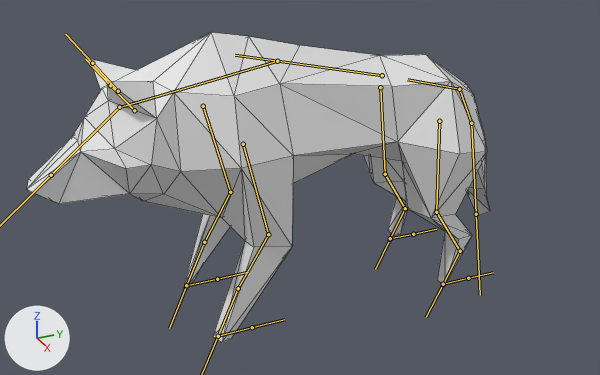
The FBX model Assets/models/Alpha Wolf.fbx as it was, and as the next commit left it.
Before and after are seen from a 50 mm camera at (2.65, -1.3, 1.78) aimed at (-0.02, -0.1, 0.45). The lights are fixed; the arrows at lower left show +X, +Y and +Z. The bones that bend it are drawn over the model as lines. Mesh edges are drawn as thin lines.
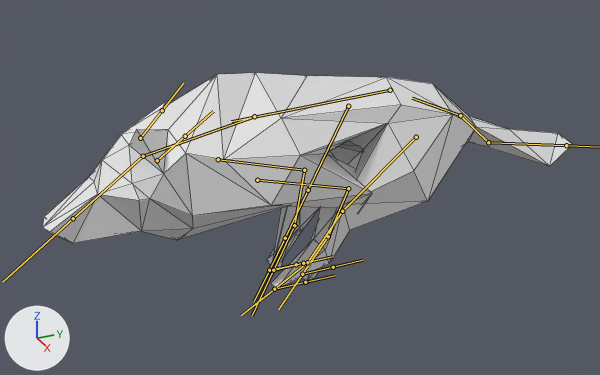
The newer file adds an action. The first version stands in its rest pose; the second is drawn at frame 13 of the action 'Armature|Armature.001|Armature|Animations|Armature|Animations'.

Pixel boxes [x1, y1, x2, y2] of what changed, in the pictures (600 x 375 px):
'Cylinder', posed (14% wider, 30% shorter)
    before: [27, 32, 490, 342]
    after: [43, 73, 573, 289]
bone 'Spine.001', root to tip
    before: (459, 89) to (407, 79)
    after: (460, 115) to (412, 98)
bone 'Spine.002', root to tip
    before: (382, 75) to (235, 55)
    after: (390, 90) to (231, 121)
bone 'head', root to tip
    before: (119, 107) to (51, 175)
    after: (143, 156) to (73, 218)
bone 'Neck.001_L', root to tip
    before: (134, 110) to (110, 85)
    after: (157, 160) to (185, 136)
bone 'Neck.001_R', root to tip
    before: (118, 91) to (92, 63)
    after: (140, 138) to (162, 110)
bone 'upper_F.L.001', root to tip
    before: (243, 144) to (268, 234)
    after: (257, 180) to (348, 188)
bone 'lower_F.L.001', root to tip
    before: (268, 234) to (238, 288)
    after: (348, 188) to (328, 236)
bone 'lower_F.L.002', root to tip
    before: (238, 288) to (218, 336)
    after: (328, 236) to (302, 274)
bone 'upper_F.R.002', root to tip
    before: (203, 106) to (230, 192)
    after: (218, 159) to (304, 170)
bone 'lower_F.R.001', root to tip
    before: (230, 192) to (204, 242)
    after: (304, 170) to (294, 225)
bone 'lower_F.R.002', root to tip
    before: (204, 242) to (186, 285)
    after: (294, 225) to (273, 270)
bone 'upper_H_leg.L.001', root to tip
    before: (439, 121) to (436, 212)
    after: (416, 137) to (342, 211)
bone 'lower_H_leg.L.001', root to tip
    before: (436, 212) to (460, 251)
    after: (342, 211) to (307, 262)
bone 'lower_H_toe.L', root to tip
    before: (460, 251) to (443, 284)
    after: (307, 262) to (274, 289)
bone 'upper_H_leg.R.001', root to tip
    before: (380, 87) to (385, 174)
    after: (348, 106) to (308, 190)
bone 'lower_H_leg.R.001', root to tip
    before: (385, 174) to (405, 208)
    after: (308, 190) to (285, 238)
bone 'lower_H_toe.R', root to tip
    before: (405, 208) to (390, 239)
    after: (285, 238) to (269, 270)
bone 'Tail.001', root to tip
    before: (459, 89) to (471, 123)
    after: (460, 115) to (488, 142)
bone 'Tail.002', root to tip
    before: (471, 123) to (476, 214)
    after: (488, 142) to (566, 145)

Patch to the scene script:
```diff
--- a/Assets/models/Alpha Wolf.fbx.py
+++ b/Assets/models/Alpha Wolf.fbx.py
@@ bone_spine_001 @@
 bone_spine_001 = bpy.data.objects['Armature'].pose.bones['Spine.001']
-bone_spine_001.location = (0.0, 0.0, 0.0)
-bone_spine_001.rotation_quaternion = (1.0, 0.0, 0.0, 0.0)  # degrees (0, 0, 0)
+bone_spine_001.location = (0.0, -0.049, 0.147)
+bone_spine_001.rotation_quaternion = (0.995, -0.097, 0.0, 0.0)  # degrees (-11, 0, 0)
@@ bone_spine_002 @@
 bone_spine_002 = bpy.data.objects['Armature'].pose.bones['Spine.002']  # child of 'Spine.001'
-bone_spine_002.rotation_quaternion = (1.0, 0.0, 0.0, 0.0)  # degrees (0, 0, 0)
+bone_spine_002.rotation_quaternion = (0.99, -0.139, 0.0, 0.0)  # degrees (-16, 0, 0)
@@ bone_head @@
 bone_head = bpy.data.objects['Armature'].pose.bones['head']  # child of 'Neck.001'
-bone_head.rotation_quaternion = (1.0, 0.0, 0.0, 0.0)  # degrees (0, 0, 0)
+bone_head.rotation_quaternion = (0.998, 0.068, 0.0, 0.0)  # degrees (8, 0, 0)
@@ bone_neck_001_l @@
 bone_neck_001_l = bpy.data.objects['Armature'].pose.bones['Neck.001_L']  # child of 'Neck.001'
-bone_neck_001_l.rotation_quaternion = (1.0, 0.0, 0.0, 0.0)  # degrees (0, 0, 0)
+bone_neck_001_l.rotation_quaternion = (0.711, 0.286, -0.15, 0.625)  # degrees (15, -35, 78)
@@ bone_neck_001_r @@
 bone_neck_001_r = bpy.data.objects['Armature'].pose.bones['Neck.001_R']  # child of 'Neck.001'
-bone_neck_001_r.rotation_quaternion = (1.0, 0.0, 0.0, 0.0)  # degrees (0, 0, 0)
+bone_neck_001_r.rotation_quaternion = (0.711, 0.286, 0.15, -0.625)  # degrees (15, 35, -78)
@@ bone_upper_f_l_001 @@
 bone_upper_f_l_001 = bpy.data.objects['Armature'].pose.bones['upper_F.L.001']  # child of 'Spine.002'
-bone_upper_f_l_001.rotation_quaternion = (1.0, 0.0, 0.0, 0.0)  # degrees (0, 0, 0)
+bone_upper_f_l_001.rotation_quaternion = (0.887, 0.147, 0.051, -0.434)  # degrees (13, 13, -51)
@@ bone_lower_f_l_001 @@
 bone_lower_f_l_001 = bpy.data.objects['Armature'].pose.bones['lower_F.L.001']  # child of 'upper_F.L.001'
-bone_lower_f_l_001.rotation_quaternion = (1.0, 0.0, 0.0, 0.0)  # degrees (0, 0, 0)
+bone_lower_f_l_001.rotation_quaternion = (0.938, -0.343, -0.005, 0.053)  # degrees (-40, 2, 6)
@@ bone_lower_f_l_002 @@
 bone_lower_f_l_002 = bpy.data.objects['Armature'].pose.bones['lower_F.L.002']  # child of 'lower_F.L.001'
-bone_lower_f_l_002.rotation_quaternion = (1.0, 0.0, 0.0, 0.0)  # degrees (0, 0, 0)
+bone_lower_f_l_002.rotation_quaternion = (0.987, 0.156, -0.002, -0.023)  # degrees (18, 0, -3)
@@ bone_upper_f_r_002 @@
 bone_upper_f_r_002 = bpy.data.objects['Armature'].pose.bones['upper_F.R.002']  # child of 'Spine.002'
-bone_upper_f_r_002.location = (0.0, 0.0, 0.0)
-bone_upper_f_r_002.rotation_quaternion = (1.0, 0.0, 0.0, 0.0)  # degrees (0, 0, 0)
+bone_upper_f_r_002.location = (-0.028, 0.082, 0.001)
+bone_upper_f_r_002.rotation_quaternion = (0.882, -0.009, -0.077, -0.465)  # degrees (3, -8, -56)
@@ bone_lower_f_r_001 @@
 bone_lower_f_r_001 = bpy.data.objects['Armature'].pose.bones['lower_F.R.001']  # child of 'upper_F.R.002'
-bone_lower_f_r_001.rotation_quaternion = (1.0, 0.0, 0.0, 0.0)  # degrees (0, 0, 0)
+bone_lower_f_r_001.rotation_quaternion = (0.904, -0.42, 0.005, -0.078)  # degrees (-50, -3, -8)
@@ bone_lower_f_r_002 @@
 bone_lower_f_r_002 = bpy.data.objects['Armature'].pose.bones['lower_F.R.002']  # child of 'lower_F.R.001'
-bone_lower_f_r_002.rotation_quaternion = (1.0, 0.0, 0.0, 0.0)  # degrees (0, 0, 0)
+bone_lower_f_r_002.rotation_quaternion = (0.978, 0.207, 0.001, 0.038)  # degrees (24, -1, 4)
@@ bone_upper_h_leg_l_001 @@
 bone_upper_h_leg_l_001 = bpy.data.objects['Armature'].pose.bones['upper_H_leg.L.001']  # child of 'Spine.001'
-bone_upper_h_leg_l_001.location = (0.0, 0.0, 0.0)
-bone_upper_h_leg_l_001.rotation_quaternion = (1.0, 0.0, 0.0, 0.0)  # degrees (0, 0, 0)
+bone_upper_h_leg_l_001.location = (0.084, -0.031, -0.039)
+bone_upper_h_leg_l_001.rotation_quaternion = (0.922, 0.032, 0.008, -0.386)  # degrees (3, 2, -45)
@@ bone_lower_h_leg_l_001 @@
 bone_lower_h_leg_l_001 = bpy.data.objects['Armature'].pose.bones['lower_H_leg.L.001']  # child of 'upper_H_leg.L.001'
-bone_lower_h_leg_l_001.rotation_quaternion = (1.0, 0.0, 0.0, 0.0)  # degrees (0, 0, 0)
+bone_lower_h_leg_l_001.rotation_quaternion = (0.991, -0.131, 0.016, 0.039)  # degrees (-15, 2, 4)
@@ bone_lower_h_toe_l @@
 bone_lower_h_toe_l = bpy.data.objects['Armature'].pose.bones['lower_H_toe.L']  # child of 'lower_H_leg.L.001'
-bone_lower_h_toe_l.rotation_quaternion = (1.0, 0.0, 0.0, 0.0)  # degrees (0, 0, 0)
+bone_lower_h_toe_l.rotation_quaternion = (0.945, -0.326, 0.001, 0.012)  # degrees (-38, 1, 1)
@@ bone_upper_h_leg_r_001 @@
 bone_upper_h_leg_r_001 = bpy.data.objects['Armature'].pose.bones['upper_H_leg.R.001']  # child of 'Spine.001'
-bone_upper_h_leg_r_001.location = (0.0, 0.0, 0.0)
-bone_upper_h_leg_r_001.rotation_quaternion = (1.0, 0.0, 0.0, 0.0)  # degrees (0, 0, 0)
+bone_upper_h_leg_r_001.location = (-0.157, -0.03, -0.004)
+bone_upper_h_leg_r_001.rotation_quaternion = (0.983, 0.016, -0.003, 0.184)  # degrees (2, -1, 21)
@@ bone_lower_h_leg_r_001 @@
 bone_lower_h_leg_r_001 = bpy.data.objects['Armature'].pose.bones['lower_H_leg.R.001']  # child of 'upper_H_leg.R.001'
-bone_lower_h_leg_r_001.rotation_quaternion = (1.0, 0.0, 0.0, 0.0)  # degrees (0, 0, 0)
+bone_lower_h_leg_r_001.rotation_quaternion = (0.971, -0.232, -0.009, -0.06)  # degrees (-27, -3, -6)
@@ bone_lower_h_toe_r @@
 bone_lower_h_toe_r = bpy.data.objects['Armature'].pose.bones['lower_H_toe.R']  # child of 'lower_H_leg.R.001'
-bone_lower_h_toe_r.rotation_quaternion = (1.0, 0.0, 0.0, 0.0)  # degrees (0, 0, 0)
+bone_lower_h_toe_r.rotation_quaternion = (0.875, -0.483, -0.005, -0.029)  # degrees (-58, -2, -3)
@@ bone_tail_001 @@
 bone_tail_001 = bpy.data.objects['Armature'].pose.bones['Tail.001']  # child of 'Spine.001'
-bone_tail_001.rotation_quaternion = (1.0, 0.0, 0.0, 0.0)  # degrees (0, 0, 0)
+bone_tail_001.rotation_quaternion = (0.944, 0.329, 0.0, 0.0)  # degrees (38, 0, 0)
@@ bone_tail_002 @@
 bone_tail_002 = bpy.data.objects['Armature'].pose.bones['Tail.002']  # child of 'Tail.001'
-bone_tail_002.rotation_quaternion = (1.0, 0.0, 0.0, 0.0)  # degrees (0, 0, 0)
+bone_tail_002.rotation_quaternion = (0.932, 0.364, 0.0, 0.0)  # degrees (43, 0, 0)
```
